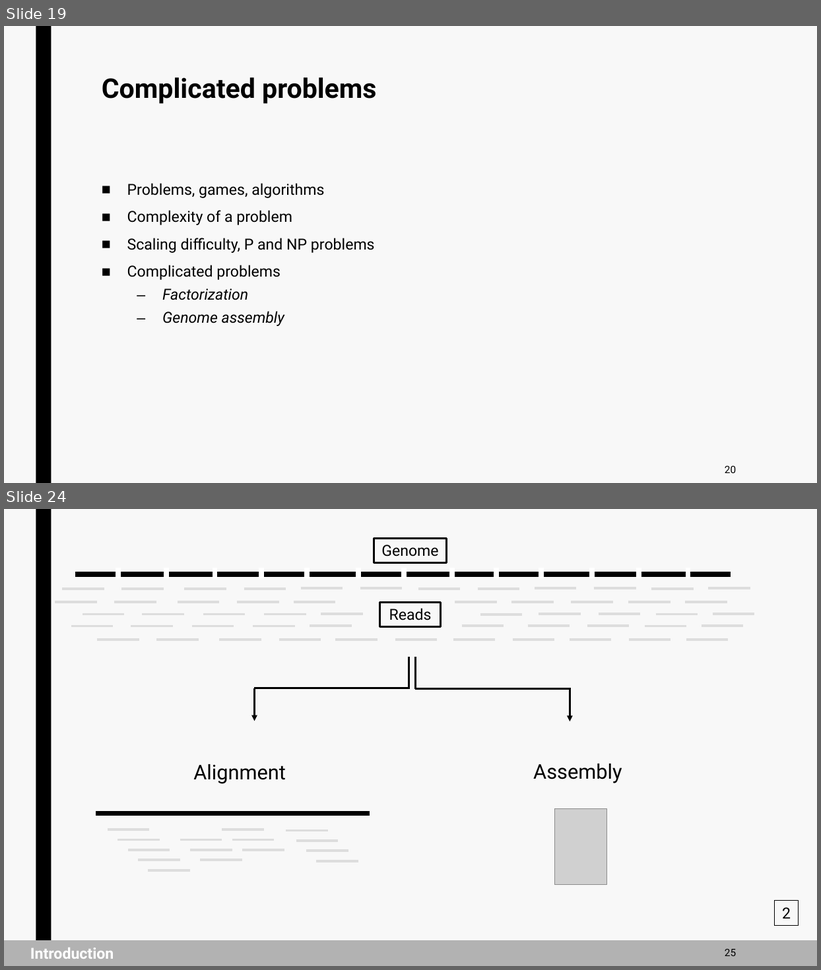
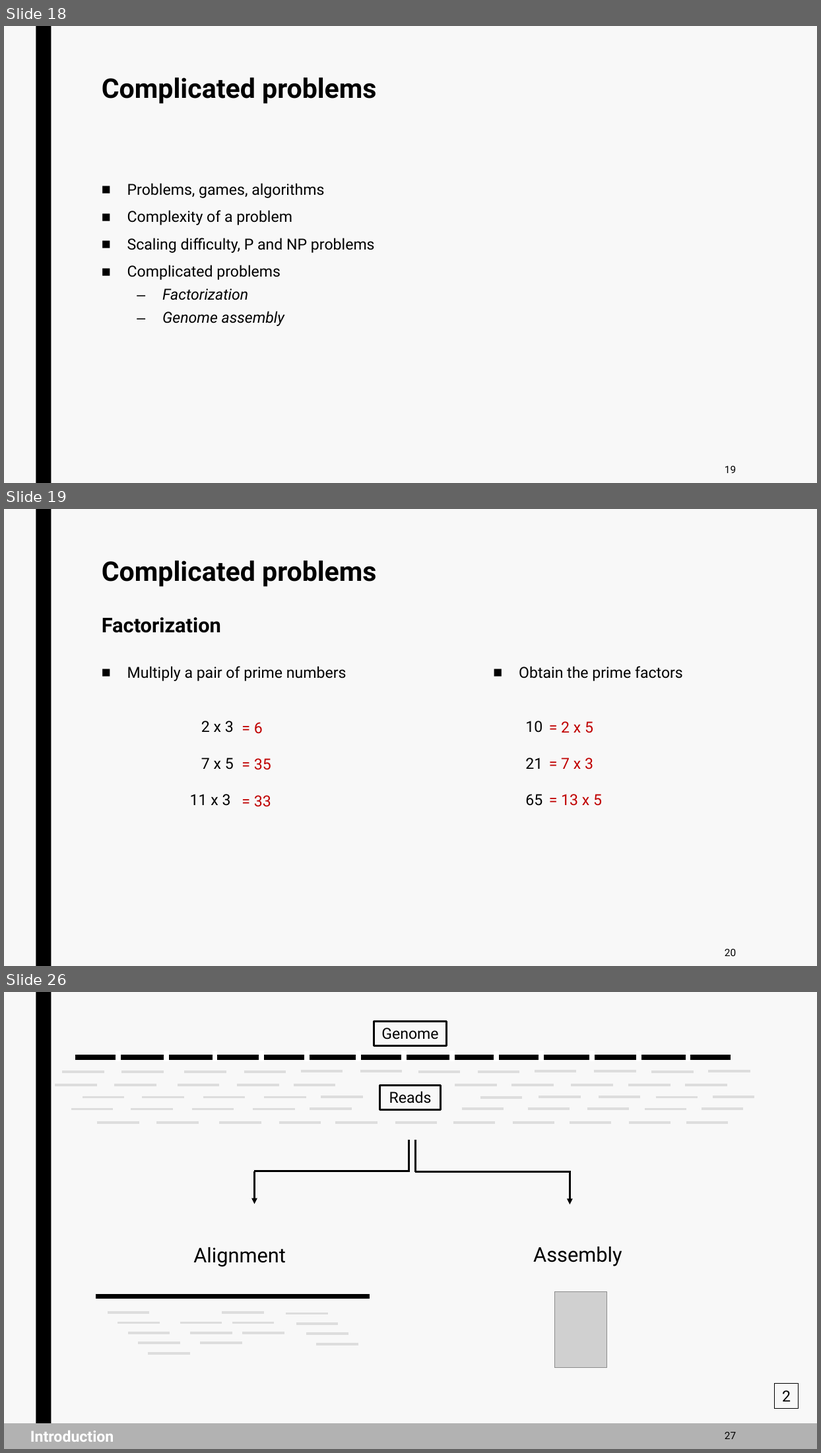
Before and after one commit to jurtasun/presentations, a slide deck: 202306_LMS_Complexity/202306_LMS_Complexity.ppt. Shown one above the other, each under a label of ours: slides 19 and 24 before the commit, slides 18, 19 and 26 after it; the slides between them are not shown. The pictures are 821x970 and 821x1453 pixels, drawn with LibreOffice and Linux fonts; fonts in the diff are those of the drawing; grey boxes stand for pictures. Boxes give left, top, right and bottom in pixels: in the first picture for what was removed or moved away, otherwise in the second. Text is boxed around its words. In the diff, an @@ line names an element or a change of style, - is before the commit and + after.

```diff
--- a/202306_LMS_Complexity/202306_LMS_Complexity.ppt
+++ b/202306_LMS_Complexity/202306_LMS_Complexity.ppt
@@ slide 19 added at (4, 509, 817, 966), background #F8F8F8; not listed: 1 template element that a slide beside it also shows @@
@@ title added at (102, 560, 376, 633), 32 pt, text #000000, bold @@
+Complicated problems
+Factorization
@@ text added at (127, 666, 347, 681), 18 pt, text #000000 @@
+■ Multiply a pair of prime numbers
@@ text added at (519, 666, 683, 681), 18 pt, text #000000 @@
+■ Obtain the prime factors
@@ text added at (190, 721, 234, 806), 18 pt, text #000000 @@
+2 x 3
+7 x 5
+11 x 3
@@ text added at (254, 722, 271, 807), 18 pt, text #C00000 @@
+= 6
+= 35
+= 33
@@ text added at (525, 721, 543, 806), 18 pt, text #000000 @@
+10
+21
+65
@@ text added at (561, 722, 602, 806), 18 pt, text #C00000 @@
+= 2 x 5
+= 7 x 3
+= 13 x 5
@@ page number added at (725, 949, 736, 956), 12 pt, text #000000 @@
+20
@@ what was slide 19 is now slide 18 @@
@@ page number at (725, 466, 736, 473): text changed @@
-20
+19
@@ what was slide 24 is now slide 26 @@
@@ page number at (725, 1432, 736, 1439): text changed @@
-25
+27
```
Also in this commit, not shown: 5 slides changed, 6 other slides added, 15 slides removed.
